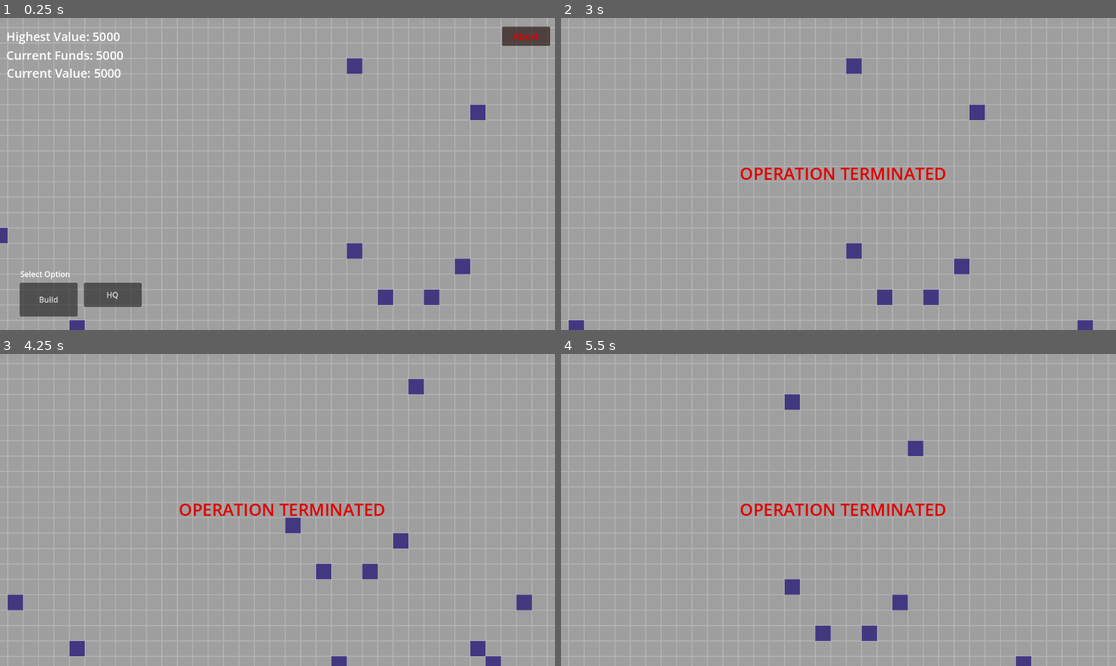
Above: before the commit, frames 1-4 (two rows, left to right).
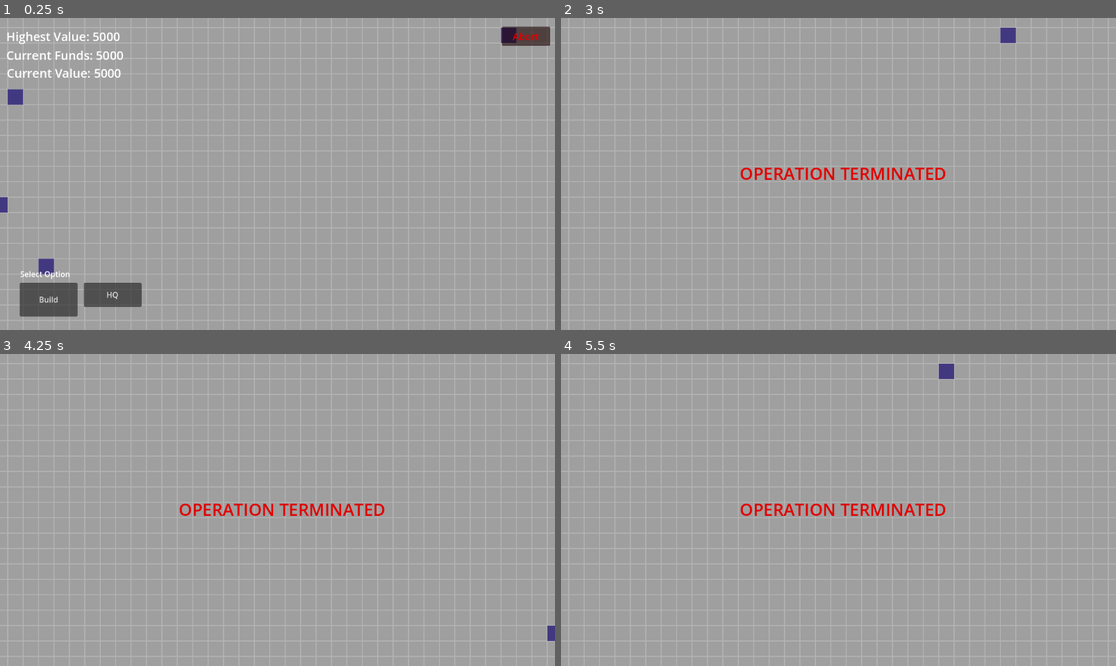
Above: after the commit, the same moments.

Repository: dwlee0802/BusinessTD
Game: Godot game, scene res://Scenes/game.tscn
Same seed, same stepped clock (60 frames per second), same inputs: the game is played once before the commit and once after it.
Inputs (mouse positions are in pixels of both pictures, inside the frame that each line leads up to):
- Up to frame 1 (0.25 s): no input
- Up to frame 2 (3 s): click "Build" at 0.5 s; click "Abort" at 1.25 s; click "Confirm" at 2 s; tap Enter at 2.75 s; move the mouse to (577, 21) at 2.77 s; hold D from 2.78 s (still down); click (577, 21) at 2.92 s
- Up to frame 3 (4.25 s): tap Space at 3.5 s; release D at 3.53 s; hold S from 3.53 s (still down); click (16, 357) at 3.67 s
- Up to frame 4 (5.5 s): tap Enter at 4.25 s; release S at 4.28 s; hold D 4.28-5.03 s; click (577, 357) at 4.42 s; tap Space at 5 s; hold W from 5.03 s (still down); click (577, 357) at 5.17 s

The runs differ from the first frame. In frame 1, 1.5% of the frame differs, in the area x 0-94%, y 3-100%; in frame 2, 1.2%; in frame 3, 1.5%, in the area x 1-100%, y 8-100%; in frame 4, 1.1%.

Commit message:
Mines generate revenue periodically. Enemies take one hit to kill. Instead, their spawn count is increased.

Diff:
--- a/Scenes/damage_popup.tscn
+++ b/Scenes/damage_popup.tscn
@@ -1,6 +1,6 @@
 [gd_scene load_steps=2 format=3 uid="uid://ca5ot2cm7pgeo"]
 
-[ext_resource type="Script" path="res://DamagePopup.gd" id="1_tf7xn"]
+[ext_resource type="Script" path="res://Scenes/DamagePopup.gd" id="1_bqnwc"]
 
 [node name="DamagePopup" type="RichTextLabel"]
 modulate = Color(0.278431, 0.0392157, 0, 1)
@@ -9,4 +9,4 @@
 offset_bottom = 40.0
 bbcode_enabled = true
 text = "[b]100[/b]"
-script = ExtResource("1_tf7xn")
+script = ExtResource("1_bqnwc")
--- a/Scenes/enemyUnit.gd
+++ b/Scenes/enemyUnit.gd
@@ -1,11 +1,11 @@
 extends CharacterBody2D
 
-var hitPoints: int = 100
-var maxHitPoints: int = 100
+var hitPoints: int = 1
+var maxHitPoints: int = 1
 
 var attackTarget
 
-@export var speed: int = 300
+@export var speed: int = 50
 
 var healthBar
 
@@ -43,7 +43,7 @@
 func ReceiveHit(amount):
 	hitPoints -= amount
 #	healthBar.scale.x = 32 * hitPoints / maxHitPoints
-	game.MakeDamagePopup(position, amount)
+#	game.MakeDamagePopup(position, amount, Color.RED)
 
 
 func GameEnded():
--- a/Scenes/game.gd
+++ b/Scenes/game.gd
@@ -32,7 +32,7 @@
 
 var spawnRate: float = 2
 var spawnRateHolder: float = 1
-var spawnCount: float = 1
+var spawnCount: float = 10
 
 var gameStarted: bool = false
 var gamePaused: bool = true
@@ -45,7 +45,7 @@
 # takes into account the cash in value of buildings
 var totalValue: float = 5000
 
-var difficultyScale: float = 1.04
+var difficultyScale: float = 1.1
 
 # Called when the node enters the scene tree for the first time.
 func _ready():
--- a/Scenes/game.tscn
+++ b/Scenes/game.tscn
@@ -99,6 +99,7 @@
 scroll_active = false
 
 [node name="Total Value" type="RichTextLabel" parent="Camera/CanvasLayer/InGameUI"]
+layout_mode = 0
 offset_left = 14.0
 offset_top = 97.0
 offset_right = 314.0
@@ -107,6 +108,7 @@
 text = "Total Value: 0"
 
 [node name="MostFundsLabel" type="RichTextLabel" parent="Camera/CanvasLayer/InGameUI"]
+layout_mode = 0
 offset_left = 13.0
 offset_top = 21.0
 offset_right = 313.0
@@ -150,6 +152,7 @@
 text = "Confirm"
 
 [node name="CancelButton" type="Button" parent="Camera/CanvasLayer/InGameUI/AbortButton/Buttons"]
+layout_mode = 0
 offset_left = -436.0
 offset_top = 291.0
 offset_right = -365.0
@@ -157,6 +160,7 @@
 text = "Cancel"
 
 [node name="Label" type="Label" parent="Camera/CanvasLayer/InGameUI/AbortButton/Buttons"]
+layout_mode = 0
 offset_left = -572.0
 offset_top = 241.0
 offset_right = -361.0
@@ -183,6 +187,7 @@
 text = "Building Menu"
 
 [node name="Name" type="Label" parent="Camera/CanvasLayer/InGameUI/UnitMenu"]
+layout_mode = 0
 offset_left = 740.0
 offset_top = 531.0
 offset_right = 880.0
@@ -201,6 +206,7 @@
 
 [node name="UpgradeButton" type="Button" parent="Camera/CanvasLayer/InGameUI/UnitMenu"]
 modulate = Color(0.266667, 0.701961, 0.862745, 1)
+layout_mode = 0
 offset_left = 903.0
 offset_top = 617.0
 offset_right = 1053.0
@@ -218,6 +224,7 @@
 text = "Current Lv: 1"
 
 [node name="DamageRange" type="Label" parent="Camera/CanvasLayer/InGameUI/UnitMenu"]
+layout_mode = 0
 offset_left = 740.0
 offset_top = 587.0
 offset_right = 863.0
@@ -226,6 +233,7 @@
 text = "Damage: 20 - 40"
 
 [node name="Upkeep" type="Label" parent="Camera/CanvasLayer/InGameUI/UnitMenu"]
+layout_mode = 0
 offset_left = 740.0
 offset_top = 561.0
 offset_right = 908.0
--- a/Scenes/map_block.gd
+++ b/Scenes/map_block.gd
@@ -2,10 +2,10 @@
 
 class_name MapBlock
 
-@export var boardWidth = 100
-@export var boardHeight = 100
+@export var boardWidth = 200
+@export var boardHeight = 200
 
-var depositSpawnRate: float = 0.015
+var depositSpawnRate: float = 0.005
 
 # Size of a square tile's one side's length in pixels
 var initialTilesize = 32
--- a/Scenes/mining_drill.gd
+++ b/Scenes/mining_drill.gd
@@ -8,9 +8,13 @@
 var healthBar
 var healthBarSize: int = 125
 
+var profitGenerationPeriod: int = 1
+var profitHolder: float = 1
+
 var placedTile
 
 var game
+
 
 # Called when the node enters the scene tree for the first time.
 func _ready():
@@ -31,10 +35,16 @@
 	if healthBar.scale.x > healthBarSize * hitPoints / maxHitPoints:
 		healthBar.scale.x -= delta * 140
 
-	game.operationFunds += 20 * delta
+	profitHolder -= delta
+
+	if profitHolder <= 0:
+		game.operationFunds += 20
+		profitHolder = profitGenerationPeriod
+		game.MakeDamagePopup(position, 20, Color.YELLOW)
+
 
 
 func hit(damage):
 	print("drill took ", damage, " damage. Remaining HQ: ", hitPoints)
-	hitPoints -= damage
-	game.MakeDamagePopup(position, damage, Color.ORANGE)
+	hitPoints -= 100
+	game.MakeDamagePopup(position, damage, Color.WEB_PURPLE)
--- a/Scenes/turret.gd
+++ b/Scenes/turret.gd
@@ -76,13 +76,15 @@
 	var currentTarget
 	var currentDist = 10000
 
-	for item in targets:
-		if item == null:
+	for i in range(len(targets)):
+		if i > 10:
+			break
+		if targets[i] == null:
 			continue
 		var thisDist
-		thisDist = global_position.distance_to(item.global_position)
+		thisDist = global_position.distance_to(targets[i].global_position)
 		if thisDist < currentDist:
-			currentTarget = item
+			currentTarget = targets[i]
 			currentDist = thisDist
 
 	# turn turret towards target
@@ -98,8 +100,8 @@
 
 func hit(damage):
 	print("hit!")
-	hitPoints -= damage
-	game.MakeDamagePopup(position, damage, Color.ORANGE)
+	hitPoints -= 100
+	game.MakeDamagePopup(position, damage, Color.LAVENDER_BLUSH)
 
 
 func _to_string():
Renamed: DamagePopup.gd -> Scenes/DamagePopup.gd
